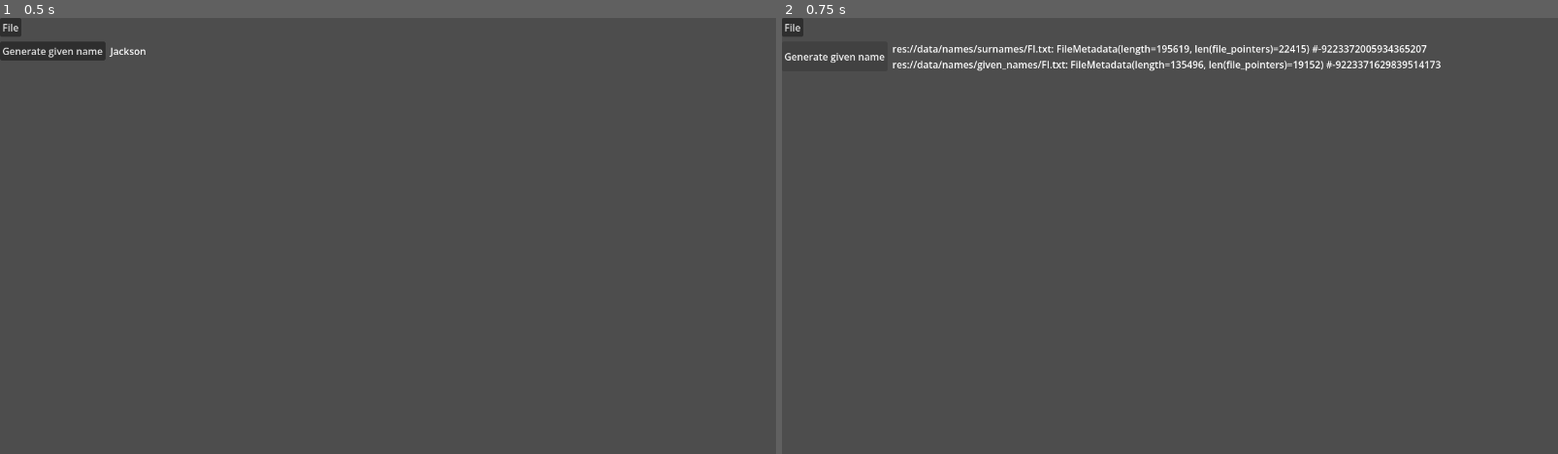
Above: before the commit, frames 1-2 (left to right).
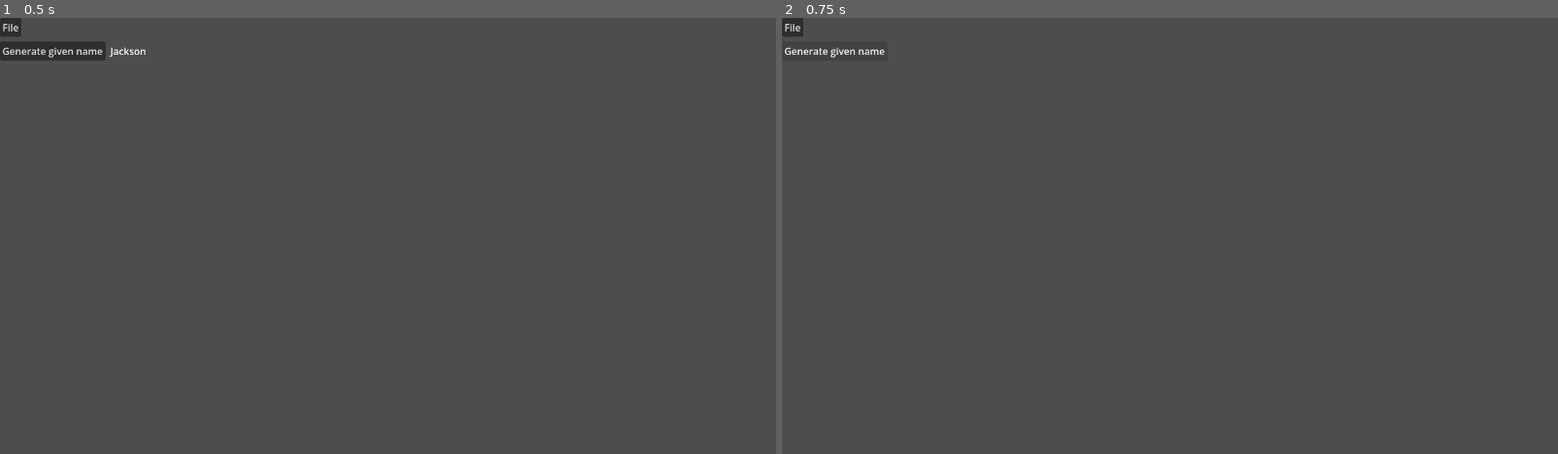
Above: after the commit, the same moments.

Repository: fish-food89/obfuscator89
Game: Godot game, scene res://scenes/main/main.tscn
Same seed, same stepped clock (60 frames per second), same inputs: the game is played once before the commit and once after it.
Inputs:
- Up to frame 1 (0.5 s): no input
- Up to frame 2 (0.75 s): click "Generate given name" at 0.5 s

Frame 1 is identical in both runs. In frame 2, 1.6% of the frame differs, in the area x 0-85%, y 6-13%.

Commit message:
DataFiles._scan() completed
Ready to start utilising the scanned file metadata for
generating names.

Diff:
--- a/src/classes/file_metadata.gd
+++ b/src/classes/file_metadata.gd
@@ -3,20 +3,23 @@
 ## A class which stores file metadata.
 
 var length: int
+var file_path: String
 var file_pointers: Array[FilePointer]
 
 
 func _to_string() -> String:
     if len(file_pointers) <= 10:
-        return "{class_name}(length={length}, file_pointers={file_pointers}) #{id}".format({
+        return "{class_name}(file_path=\"{file_path}\", length={length}, file_pointers={file_pointers}) #{id}".format({
             "class_name": self.get_class_name(),
+            "file_path": file_path,
             "length": length,
             "file_pointers": file_pointers,
             "id": self.get_instance_id(),
         })
 
-    return "{class_name}(length={length}, len(file_pointers)={file_pointers}) #{id}".format({
+    return "{class_name}(file_path=\"{file_path}\", length={length}, len(file_pointers)={file_pointers}) #{id}".format({
             "class_name": self.get_class_name(),
+            "file_path": file_path,
             "length": length,
             "file_pointers": len(file_pointers),
             "id": self.get_instance_id(),
--- a/src/scenes/main/generate_given_name.gd
+++ b/src/scenes/main/generate_given_name.gd
@@ -6,17 +6,32 @@
 
 func _pressed() -> void:
     var output: Label = self.get_node("../output")
-    output.text = ""
+    output.text = "{given_name} {surname}".format({
+        "given_name": _get_random_given_name(),
+        "surname": _get_random_surname(),
+    })
 
-    for file_path in DataFiles._files.keys():
-        var metadata: FileMetadata = DataFiles._files[file_path]
+    # for file_path in DataFiles._files.keys():
+    #     var metadata: FileMetadata = DataFiles._files[file_path]
 
-        if len(output.text):
-            output.text += "\n"
+    #     if len(output.text):
+    #         output.text += "\n"
 
-        output.text += "{file_path}: {metadata}".format({
-            "file_path": file_path,
-            "metadata": metadata,
-        })
+    #     output.text += "{file_path}: {metadata}".format({
+    #         "file_path": file_path,
+    #         "metadata": metadata,
+    #     })
 
-        print(metadata.file_pointers[0])
+    #     print(metadata.file_pointers[0])
+
+
+# TODO: IMPLEMENT
+func _get_random_given_name() -> String:
+    Utils.not_implemented_error()
+    return ""
+
+
+# TODO: IMPLEMENT
+func _get_random_surname() -> String:
+    Utils.not_implemented_error()
+    return ""
--- a/src/singletons/data_files.gd
+++ b/src/singletons/data_files.gd
@@ -5,20 +5,29 @@
 ## and stored by this singleton upon loading the application.
 
 
-const _FILE_PATH: String = "file_path"
+const _DIRECTORY: String = "directory"
+const _FILES: String = "files"
+const _METADATA: String = "metadata"
+
 const FILE_PATH_BASE: String = "res://data"
 
-var _category: Dictionary[String, Dictionary] = {
-    "given_name": {
-        _FILE_PATH: "names/given_names",
+enum Category {
+    GIVEN_NAME = 1,
+    SURNAME,
+}
+
+var _category: Dictionary[Category, Dictionary] = {
+    Category.GIVEN_NAME: {
+        _DIRECTORY: "names/given_names",
+        _FILES: null,
     },
-    "surname": {
-        _FILE_PATH: "names/surnames",
+    Category.SURNAME: {
+        _DIRECTORY: "names/surnames",
+        _FILES: null,
     },
 }
-var _files: Dictionary[String, FileMetadata]
 
-var category: Dictionary[String, Dictionary]:
+var category: Dictionary[Category, Dictionary]:
     get:
         return _category.duplicate(true)
     set(_value):
@@ -33,11 +42,23 @@
     _scan()
 
 
+## Returns the [enum Category] the given [param file_path] belongs to if it has
+## been defined. Otherwise it returns [code]null[/code].
+func _find_category(file_path: String) -> Variant:
+    for key in _category.keys():
+        var category_dict: Dictionary = _category[key]
+
+        if file_path.begins_with(category_dict[_DIRECTORY]):
+            return key
+
+    return null
+
+
 func _initialize_category() -> void:
     for value in _category.values():
-        value.file_path = "{base}/{path}".format({
+        value[_DIRECTORY] = "{base}/{path}".format({
             "base": FILE_PATH_BASE,
-            "path": value.file_path,
+            "path": value[_DIRECTORY],
         })
 
 
@@ -56,15 +77,22 @@
     )
 
     for file_path in _file_paths:
+        var discovered_category: Variant = _find_category(file_path)
+
+        if not discovered_category:
+            continue
+
         var file: FileAccess = FileAccess.open(
             file_path,
             FileAccess.ModeFlags.READ,
         )
         var metadata: FileMetadata = FileMetadata.new()
+        metadata.file_path = file_path
         metadata.length = file.get_length()
         FilePointerReader.scan(
             file,
             "\n",
             metadata.file_pointers,
         )
-        _files[file_path] = metadata
+
+        _category[discovered_category][_FILES] = metadata
